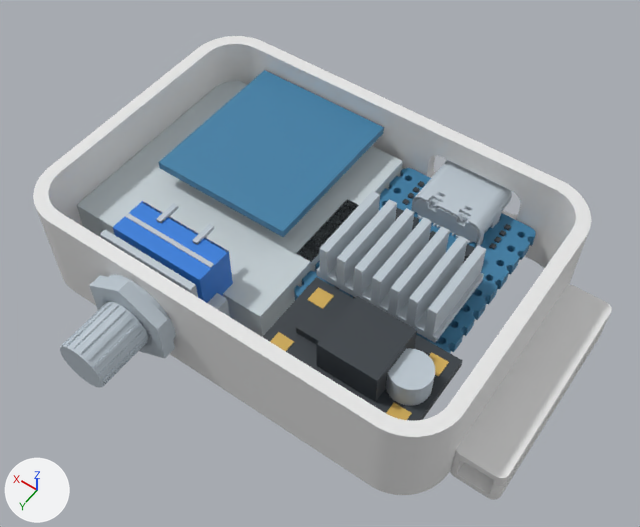
One commit to the Blender file esp32s3_watch_box_reviewed.blend: the scene before it, then after it.
Rendered twice from a 50 mm lens placed at (-38.3, 51.6, 83.6), pointed at (-3.1, 2.3, 6.2). The lights are fixed; the arrows at lower left show +X, +Y and +Z. The first picture is the older version.

Names of what the first picture shows: 'Battery pouch', 'CASE — move orange cutters to relocate openings', 'ESP CAD 0', 'ESP CAD 35', 'Encoder blue insulating body', 'Encoder hex mounting nut — reference', 'Encoder knurled shaft — nominal 6 mm reference', 'Encoder shaft flute.003', 'Encoder shaft flute.004', 'Encoder shaft flute.005', 'Heatsink base', 'SD PCB', 'TPS PCB', 'TPS inductor', 'TPS input capacitor — visual approximation' and 29 more.
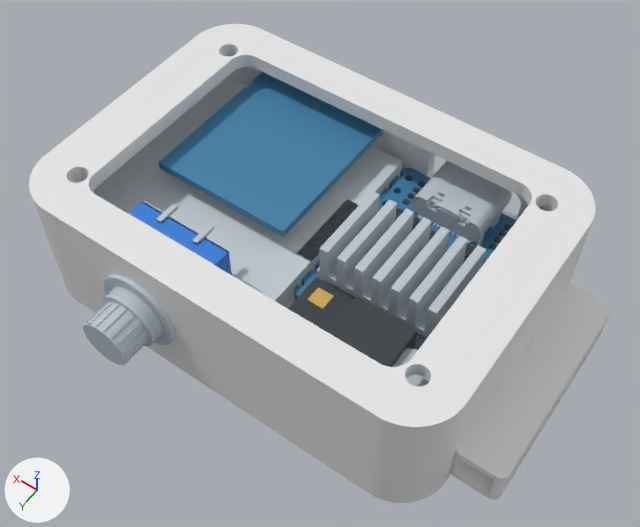
Location of each change, (x1, y1, x2, y2) in pixels of the pictures (640 x 527 px):
'NEW FRONT COVER — screen aperture + four bolts', shown: after (29, 24, 596, 437)
'Encoder knurled shaft — nominal 6 mm reference', moved, rescaled: before (60, 302, 148, 388); after (83, 302, 148, 365)
'NEW REAR COVER — brass spacer seating holes', shown (mostly hidden): after (63, 280, 451, 503)
'Encoder hex mounting nut — reference', deleted (pale blue): before (89, 276, 175, 358)
'Encoder shaft flute.005', moved: before (79, 309, 126, 354); after (102, 308, 127, 332)
'Encoder shaft flute.004', rescaled: before (72, 305, 118, 349); after (95, 303, 120, 327)
'Encoder shaft flute.003', moved: before (66, 302, 112, 346); after (89, 301, 114, 324)
'ESP CAD 0', unchanged, covered by the edit: before (294, 168, 536, 353); after (294, 168, 517, 339)
'Encoder blue insulating body', unchanged, covered by the edit: before (113, 201, 233, 303); after (129, 201, 232, 275)
'TPS PCB', unchanged, covered by the edit: before (263, 277, 463, 421); after (288, 277, 426, 350)
'TPS input capacitor — visual approximation', unchanged, covered by the edit: before (386, 348, 435, 406); after (392, 348, 428, 387)

The edits, one by one:
Object 'NEW FRONT COVER — screen aperture + four bolts' (ob_new_front_cover___screen_aperture___four_bolts) is now shown.
Object 'NEW REAR COVER — brass spacer seating holes' (ob_new_rear_cover___brass_spacer_seating_holes) is now shown.
Object 'Encoder knurled shaft — nominal 6 mm reference' (ob_encoder_knurled_shaft___nominal_6_mm_reference) moves from (0.0, 13.6, 0.0) to (0.0, 11.47, 0.0).
Object 'Encoder knurled shaft — nominal 6 mm reference' (ob_encoder_knurled_shaft___nominal_6_mm_reference) is rescaled from (1.0, 1.0, 1.0) to (1.0, 1.0, 0.664).
Object 'Encoder shaft flute.003' (ob_encoder_shaft_flute_003) moves from (1.43, 13.6, 2.477) to (1.43, 11.47, 2.477).
Object 'Encoder shaft flute.004' (ob_encoder_shaft_flute_004) is rescaled from (1.0, 1.0, 1.0) to (1.0, 0.664, 1.0).
Object 'Encoder shaft flute.005' (ob_encoder_shaft_flute_005) moves from (-0.497, 13.6, 2.817) to (-0.497, 11.47, 2.817).
Object 'Encoder hex mounting nut — reference' (ob_encoder_hex_mounting_nut___reference) is deleted.
